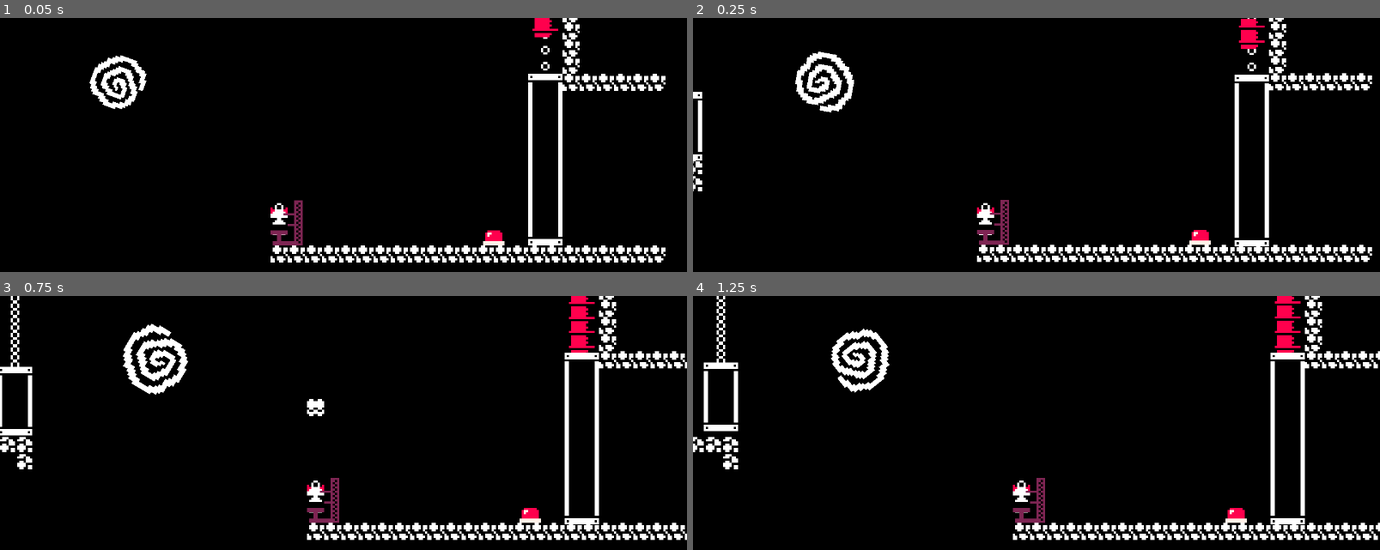
Above: before the commit, frames 1-4 (two rows, left to right).
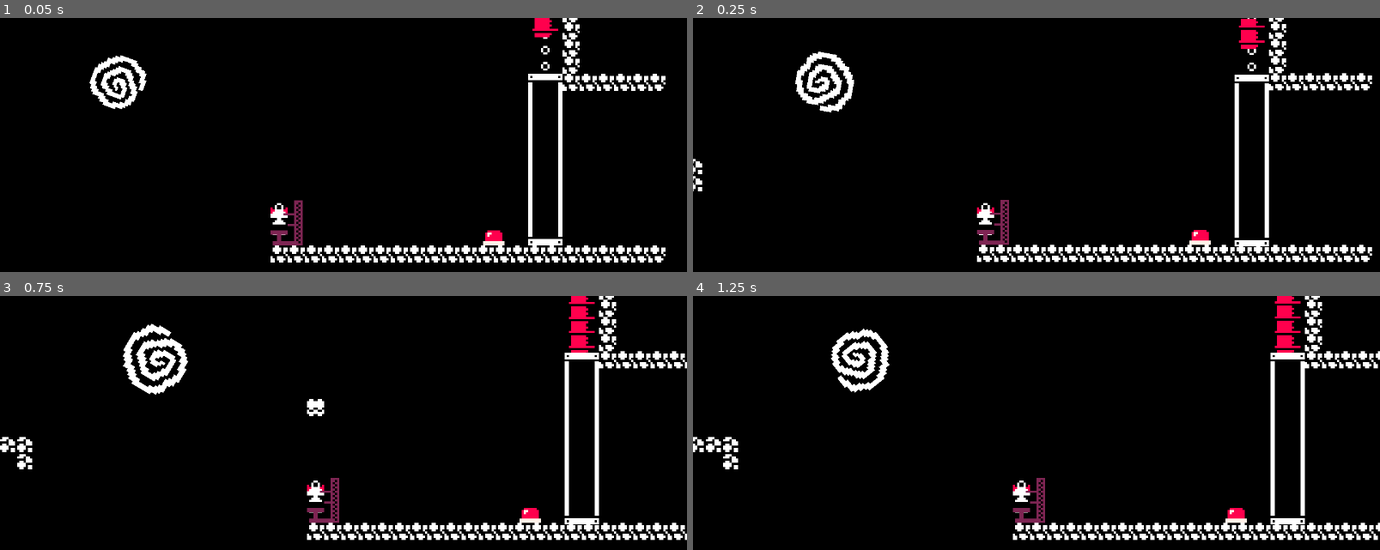
Above: after the commit, the same moments.

Repository: NEW-CYLANDIA/little-rocket
Game: Godot game, scene res://scenes/meta/meta.tscn
The game is run twice, just before and just after one commit, with the same random seed, the same clock (stepped at 60 frames per second) and the same inputs.
Inputs (mouse positions are in pixels of both pictures, inside the frame that each line leads up to):
- Up to frame 1 (0.05 s): no input
- Up to frame 2 (0.25 s): no input
- Up to frame 3 (0.75 s): move the mouse to (494, 468) at 0.52 s; hold D (right) from 0.53 s (still down); right-click (494, 468) at 0.6 s
- Up to frame 4 (1.25 s): keep holding D (right)

Frame 1 is identical in both runs. In frame 2, 0.2% of the frame differs, in the area x 0-2%, y 29-57%; in frame 3, 0.7%; in frame 4, 0.8%, in the area x 1-7%, y 0-54%.

Commit message:
Fixing base level

Diff:
--- a/scenes/levels/base_level.tscn
+++ b/scenes/levels/base_level.tscn
@@ -9,9 +9,6 @@
 [ext_resource type="Script" uid="uid://ck602afteoar2" path="res://systems/connections/connections.gd" id="7_8iyoh"]
 [ext_resource type="PackedScene" uid="uid://b6xkl63nhqw78" path="res://systems/connections/connection.tscn" id="8_mq31s"]
 [ext_resource type="Script" uid="uid://hml3dq2f374x" path="res://environment/death_zone.gd" id="9_icy5c"]
-[ext_resource type="PackedScene" uid="uid://dpv0n7mwxk2jh" path="res://objects/box/box.tscn" id="10_j7gcg"]
-[ext_resource type="PackedScene" uid="uid://dv2m1lsmkeua8" path="res://objects/arm/arm.tscn" id="11_qhwlw"]
-[ext_resource type="PackedScene" uid="uid://cs5fchmuspvhd" path="res://objects/switch/switch.tscn" id="12_0caop"]
 
 [sub_resource type="RectangleShape2D" id="RectangleShape2D_nlb7l"]
 size = Vector2(1866, 554)
@@ -60,18 +57,4 @@
 
 [node name="InstanceParent" type="Node2D" parent="." unique_id=1120185241 groups=["instance_parent"]]
 
-[node name="Box" parent="." unique_id=1651556813 instance=ExtResource("10_j7gcg")]
-position = Vector2(-472, 192)
-size = Vector2(1, 2)
-
-[node name="Arm" parent="." unique_id=184563611 node_paths=PackedStringArray("attachment") instance=ExtResource("11_qhwlw")]
-position = Vector2(-472, 128)
-rotation = 3.1415927
-attachment = NodePath("../Box")
-use_physics = true
-
-[node name="Switch" parent="." unique_id=947060351 instance=ExtResource("12_0caop")]
-position = Vector2(-488, 128)
-
 [connection signal="ship_entered" from="Portal" to="." method="_on_portal_ship_entered"]
-[connection signal="switched" from="Switch" to="Arm" method="retract"]
